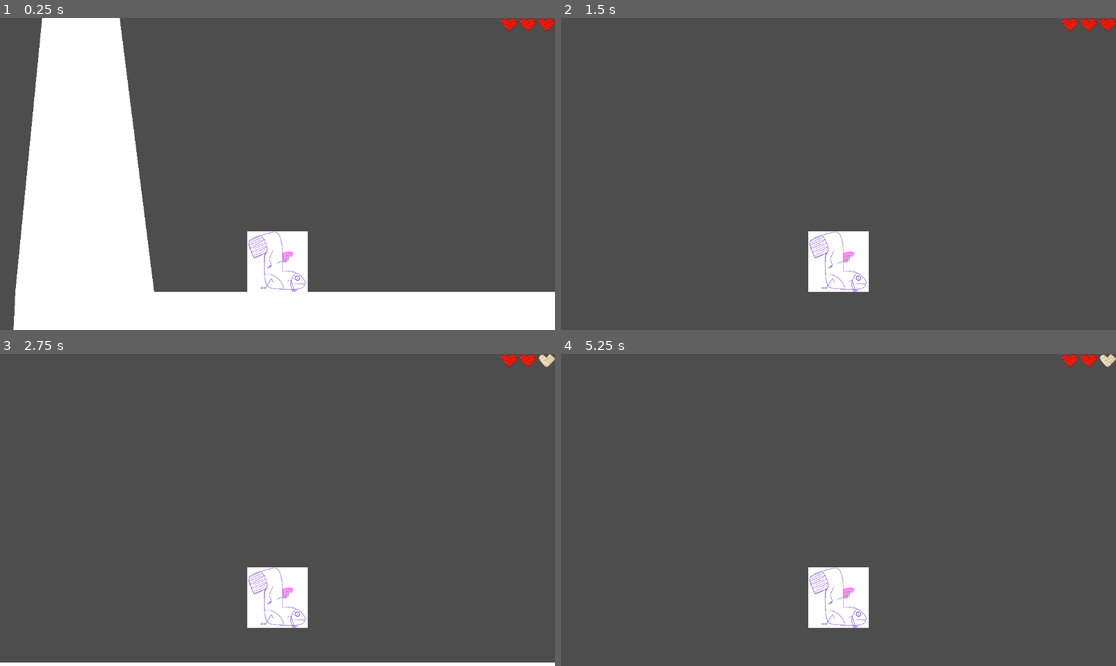
Above: before the commit, frames 1-4 (two rows, left to right).
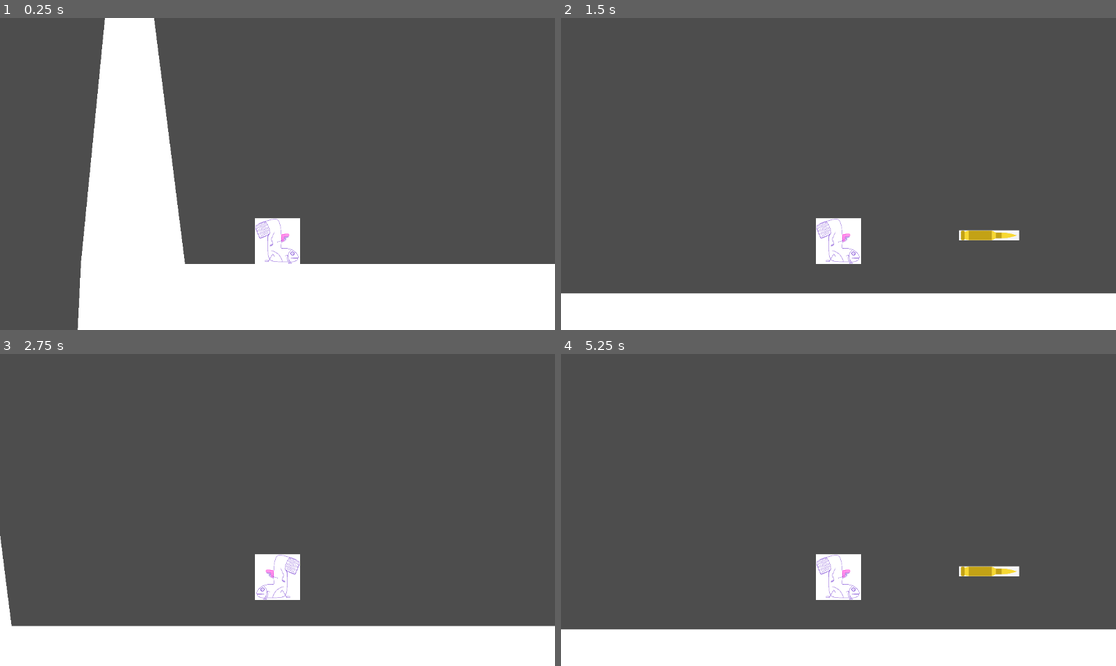
Above: after the commit, the same moments.

Repository: MonkeyFruitJam/sock-n-load
Game: Godot game, scene res://testing_assets/test_scene.tscn
Same seed, same stepped clock (60 frames per second), same inputs: the game is played once before the commit and once after it.
Inputs:
- Up to frame 1 (0.25 s): no input
- Up to frame 2 (1.5 s): tap Enter (shoot) at 0.5, 0.6, 1.35 s; hold D (move_right) from 0.53 s (still down); tap Space (jump) at 0.77 s
- Up to frame 3 (2.75 s): tap Space (jump) at 1.52, 2 s; release D (move_right) at 2.03 s; hold A (move_left) from 2.03 s (still down); tap Enter (shoot) at 2.1 s
- Up to frame 4 (5.25 s): release A (move_left) at 2.78 s; hold D (move_right) 2.78-4.28 s; tap Enter (shoot) every 0.75 s from 2.85 to 5.1 s; tap Space (jump) at 3.02, 3.77, 4.52 s; hold A (move_left) 4.28-5.03 s; hold D (move_right) from 5.03 s (still down)

The runs differ from the first frame. In frame 1, 23% of the frame differs, in the area x 2-100%, y 0-100%; in frame 2, 14%; in frame 3, 14%; in frame 4, 14%.
Error after the commit: Attempt to call function 'set_max_hearts' in base 'null instance' on a null instance. (res://testing_assets/test_scene.gd:8)

Commit message:
[Mel] adding ammunition, spawn bullets from player

Diff:
--- /dev/null
+++ b/scenes/bullet.gd
@@ -0,0 +1,18 @@
+extends Node2D
+class_name Bullet
+var speed : float = 500
+#right is true; left is false
+var direction_right : bool = true
+
+# Called every frame. 'delta' is the elapsed time since the previous frame.
+func _process(delta):
+	$Sprite2D.flip_v = !direction_right
+	if (direction_right):
+		position.x += speed * delta
+	else:
+		position.x -= speed * delta
+
+func _on_area_2d_body_entered(body):
+	if (body.has_method("get_hit")):
+		body.get_hit() # Replace with function body.
+	queue_free()
--- /dev/null
+++ b/scenes/bullet.tscn
@@ -0,0 +1,26 @@
+[gd_scene load_steps=4 format=3 uid="uid://wn6kgiv24nmw"]
+
+[ext_resource type="Script" path="res://scenes/bullet.gd" id="1_a8edt"]
+[ext_resource type="Texture2D" uid="uid://co3apumb4p86d" path="res://testing_assets/test_bullet.png" id="1_gyubm"]
+
+[sub_resource type="RectangleShape2D" id="RectangleShape2D_qev0v"]
+size = Vector2(40.0064, 8.86935)
+
+[node name="Bullet" type="Node2D"]
+script = ExtResource("1_a8edt")
+
+[node name="Sprite2D" type="Sprite2D" parent="."]
+rotation = 1.5708
+scale = Vector2(0.208938, 0.208938)
+texture = ExtResource("1_gyubm")
+
+[node name="Area2D" type="Area2D" parent="."]
+scale = Vector2(0.21981, 0.21981)
+collision_layer = 2
+collision_mask = 5
+
+[node name="CollisionShape2D" type="CollisionShape2D" parent="Area2D"]
+scale = Vector2(10.5983, 10.5983)
+shape = SubResource("RectangleShape2D_qev0v")
+
+[connection signal="body_entered" from="Area2D" to="." method="_on_area_2d_body_entered"]
--- a/scenes/player.gd
+++ b/scenes/player.gd
@@ -8,10 +8,11 @@
 var gravity = ProjectSettings.get_setting("physics/2d/default_gravity")
 @export var p_health : int = 6
 @onready var current_health : int = p_health
-@onready var healthHUD = $HealthHearts
-
-func _ready():
-	pass
+@onready var healthHUD = owner.find_child("HealthHearts")
+@onready var sprite2D = $Sprite2D
+@export var bullet_speed : float = 1000
+var player_direction = true # true is right, false is left
+const bullet = preload("res://scenes/bullet.tscn")
 
 func _physics_process(delta):
 	# Add the gravity.
@@ -27,10 +28,23 @@
 	var direction = Input.get_axis("move_left", "move_right")
 	if direction:
 		velocity.x = direction * SPEED
+		sprite2D.flip_h = (direction < 0)
+		player_direction = (direction > 0)
 	else:
 		velocity.x = move_toward(velocity.x, 0, SPEED)
 
 	move_and_slide()
 
-func _get_hit():
+	if Input.is_action_just_pressed("shoot"):
+		var new_bullet = bullet.instantiate()
+		new_bullet.speed = bullet_speed
+		new_bullet.direction_right = player_direction
+		if (new_bullet.direction_right):
+			new_bullet.position = $AmmunitionSpawnPoint.position
+		else:
+			new_bullet.position = Vector2(-$AmmunitionSpawnPoint.position.x, $AmmunitionSpawnPoint.position.y)
+		add_child(new_bullet)
+
+func get_hit():
 	p_health -= 1
+	healthHUD.update_health(p_health)
--- a/scenes/player_pawn.tscn
+++ b/scenes/player_pawn.tscn
@@ -19,8 +19,8 @@
 shape = SubResource("RectangleShape2D_w1q0k")
 
 [node name="AmmunitionSpawnPoint" type="Node2D" parent="."]
-position = Vector2(23, -8)
+position = Vector2(75, -8)
 
 [node name="Camera2D" type="Camera2D" parent="."]
-position = Vector2(0, -91)
-zoom = Vector2(2, 2)
+position = Vector2(0, -93)
+zoom = Vector2(1.5, 1.5)
--- /dev/null
+++ b/testing_assets/test_enemy.gd
@@ -0,0 +1,15 @@
+extends Node2D
+
+@onready var player = owner.find_child("PlayerPawn")
+var player_pos = Vector2.ZERO
+
+func _ready():
+	player_pos = player.position
+
+func _on_area_2d_body_entered(body):
+	if (body == player):
+		player.get_hit() # Replace with function body.
+		player.position = player_pos
+
+func get_hit():
+	print("get shot")
--- /dev/null
+++ b/testing_assets/test_enemy.tscn
@@ -0,0 +1,34 @@
+[gd_scene load_steps=5 format=3 uid="uid://cd0xcvebbxtb4"]
+
+[ext_resource type="Script" path="res://testing_assets/test_enemy.gd" id="1_6bw2g"]
+[ext_resource type="Texture2D" uid="uid://bpqf3mahwy6yx" path="res://testing_assets/icon.svg" id="1_qs6w8"]
+
+[sub_resource type="RectangleShape2D" id="RectangleShape2D_fc3yh"]
+size = Vector2(11.2586, 9.86552)
+
+[sub_resource type="RectangleShape2D" id="RectangleShape2D_88ud2"]
+size = Vector2(127, 128)
+
+[node name="TestEnemy" type="RigidBody2D"]
+collision_layer = 4
+collision_mask = 3
+script = ExtResource("1_6bw2g")
+
+[node name="Sprite2D" type="Sprite2D" parent="."]
+texture = ExtResource("1_qs6w8")
+
+[node name="Area2D" type="Area2D" parent="."]
+visible = false
+collision_layer = 4
+collision_mask = 3
+
+[node name="CollisionShape2D" type="CollisionShape2D" parent="Area2D"]
+position = Vector2(-1.5, -5)
+scale = Vector2(13.4119, 13.3799)
+shape = SubResource("RectangleShape2D_fc3yh")
+
+[node name="CollisionShape2D" type="CollisionShape2D" parent="."]
+position = Vector2(0.5, -1)
+shape = SubResource("RectangleShape2D_88ud2")
+
+[connection signal="body_entered" from="Area2D" to="." method="_on_area_2d_body_entered"]
--- a/testing_assets/test_scene.gd
+++ b/testing_assets/test_scene.gd
@@ -2,15 +2,7 @@
 
 @onready var HealthHearts = $CanvasLayer/HealthHearts
 @onready var player = $PlayerPawn
-var t = 2
-var cancontinue = true
+
 # Called when the node enters the scene tree for the first time.
 func _ready():
-	HealthHearts.set_max_hearts(player.p_health / 2) # Replace with function body.
-
-# Called every frame. 'delta' is the elapsed time since the previous frame.
-func _process(delta):
-	t-=delta
-	if (t<0 && cancontinue):
-		HealthHearts.update_health(5)
-		cancontinue = false
+	HealthHearts.set_max_hearts(player.p_health / 2) # Setting health for max hearts
--- a/testing_assets/test_scene.tscn
+++ b/testing_assets/test_scene.tscn
@@ -1,8 +1,7 @@
-[gd_scene load_steps=4 format=3 uid="uid://d352nctogqaog"]
+[gd_scene load_steps=3 format=3 uid="uid://d352nctogqaog"]
 
 [ext_resource type="PackedScene" uid="uid://bdaxga677wjf7" path="res://scenes/player_pawn.tscn" id="1_6xmaf"]
 [ext_resource type="Script" path="res://testing_assets/test_scene.gd" id="1_ijad5"]
-[ext_resource type="PackedScene" uid="uid://dsw4t6cciid5k" path="res://scenes/health_hearts.tscn" id="2_67rfq"]
 
 [node name="TestScene" type="Node2D"]
 script = ExtResource("1_ijad5")
@@ -18,13 +17,3 @@
 
 [node name="PlayerPawn" parent="." instance=ExtResource("1_6xmaf")]
 position = Vector2(128, 604)
-
-[node name="CanvasLayer" type="CanvasLayer" parent="."]
-
-[node name="HealthHearts" parent="CanvasLayer" instance=ExtResource("2_67rfq")]
-anchors_preset = 1
-anchor_left = 1.0
-anchor_right = 1.0
-offset_left = -191.0
-offset_right = 0.0
-grow_horizontal = 0
Binary file added: testing_assets/test_bullet.png
Not shown, added: testing_assets/test_bullet.png.import
